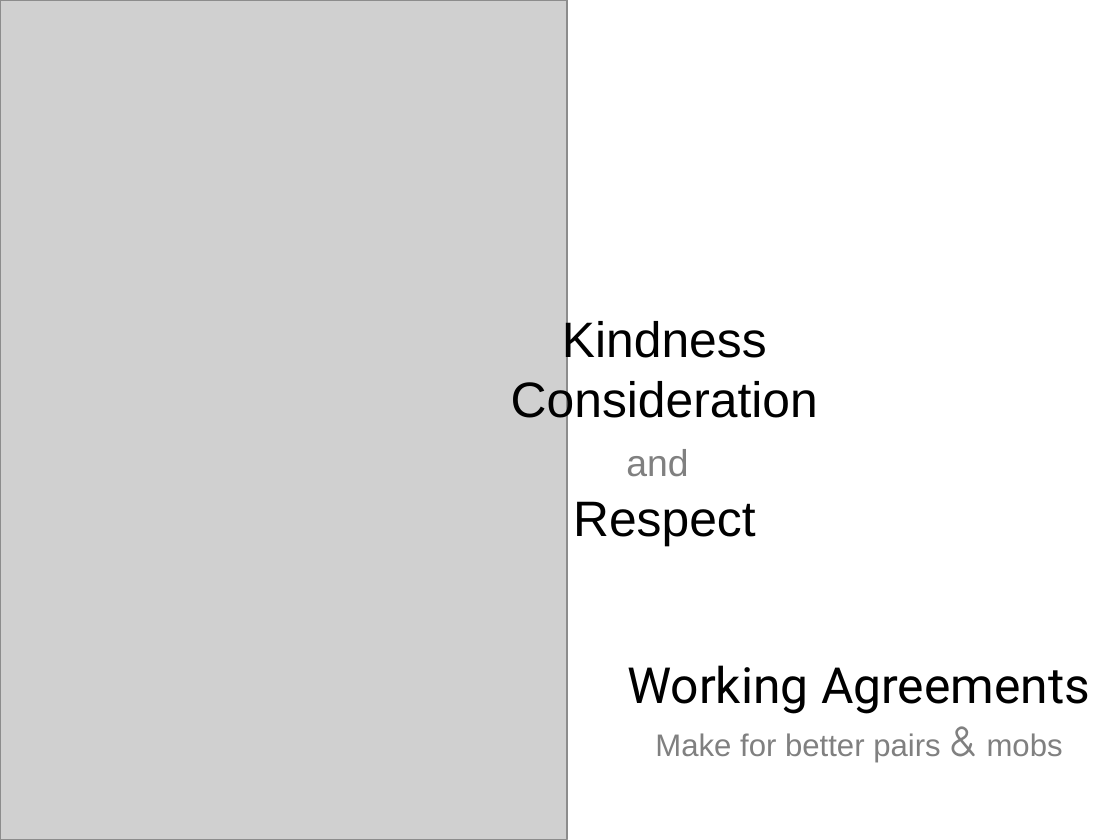
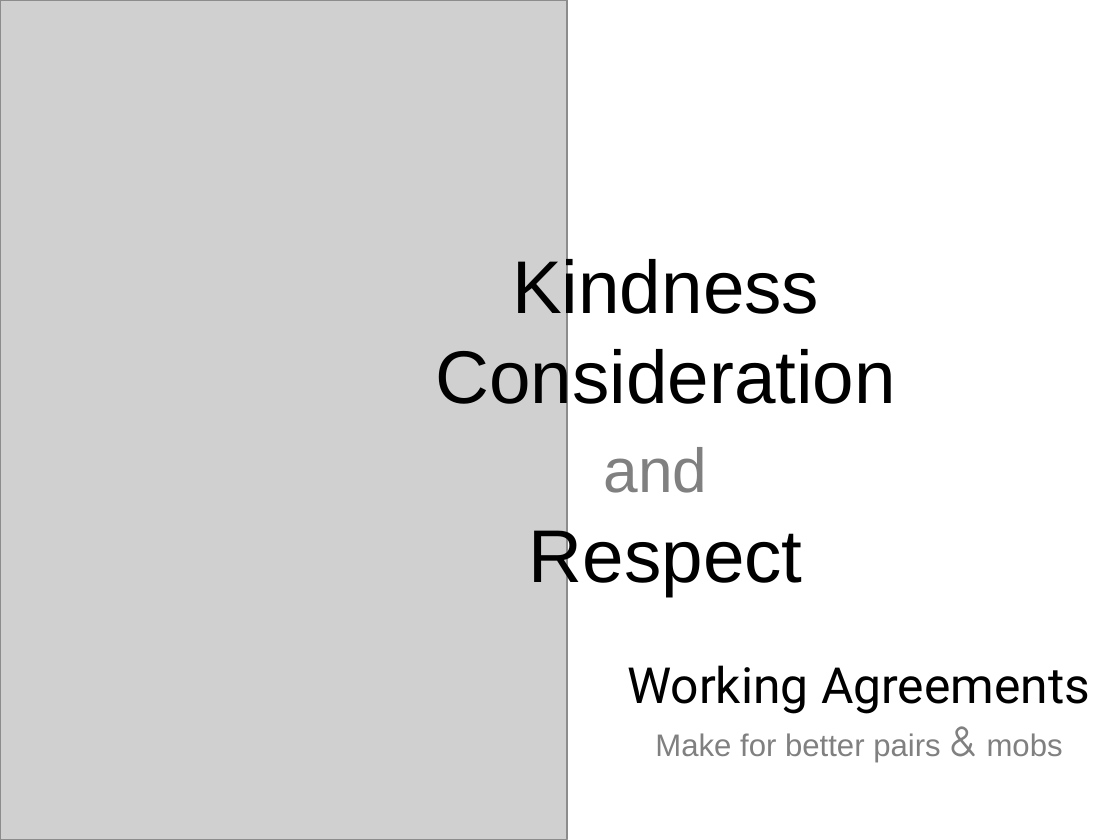
Before and after one commit to LearnWithLlew/Coderetreat.facilitation, a slide deck: slide 9 of Coderetreat - Printouts.pptx. Drawn at 1120x840 pixels with LibreOffice and Linux fonts; fonts in the diff are those of the drawing; grey boxes stand for pictures. Boxes give left, top, right and bottom in pixels: in the first picture for what was removed or moved away, otherwise in the second. Text is boxed around its words. In the diff, an @@ line names an element or a change of style, - is before the commit and + after.

```diff
--- a/Coderetreat - Printouts.pptx
+++ b/Coderetreat - Printouts.pptx
@@ text "Kindness": place and size @@
-text "Kindness" at [511, 317, 818, 546]
+text "Kindness" at [435, 254, 895, 596]
@@ text "Kindness" at [435, 254, 895, 596]: size 32 to 48 pt; size 24 to 40 pt in "and" @@
```
Also in this commit, not shown: 11 other slides changed, 1 other file.
